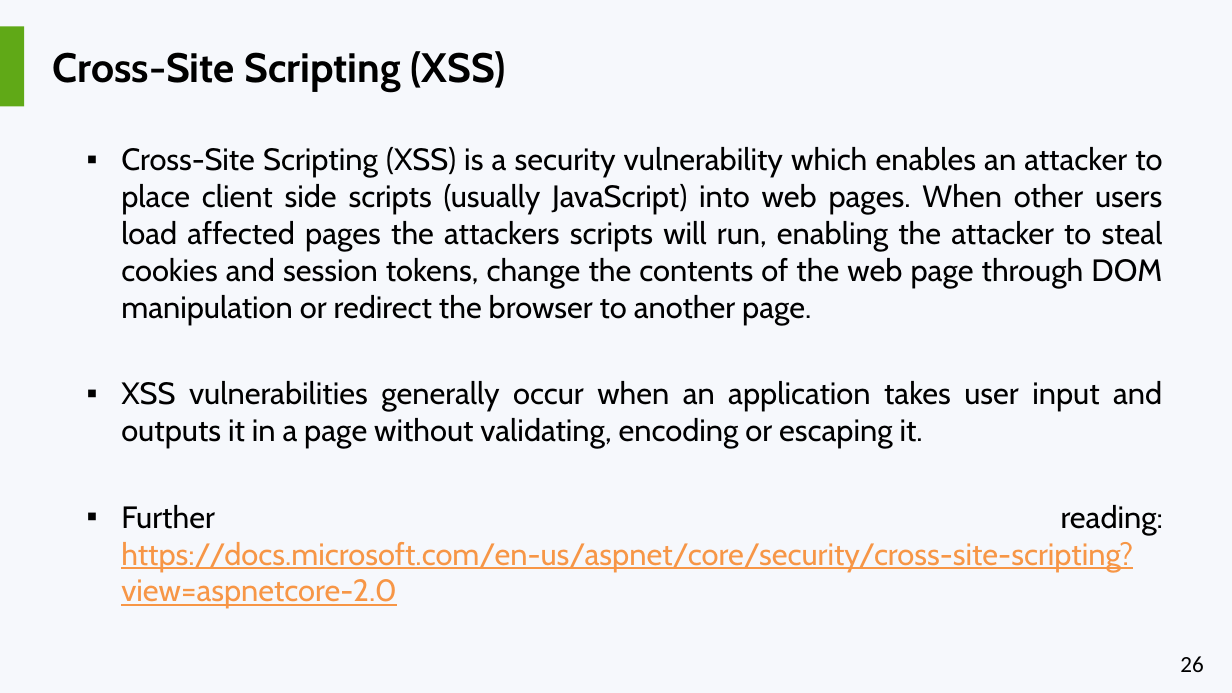
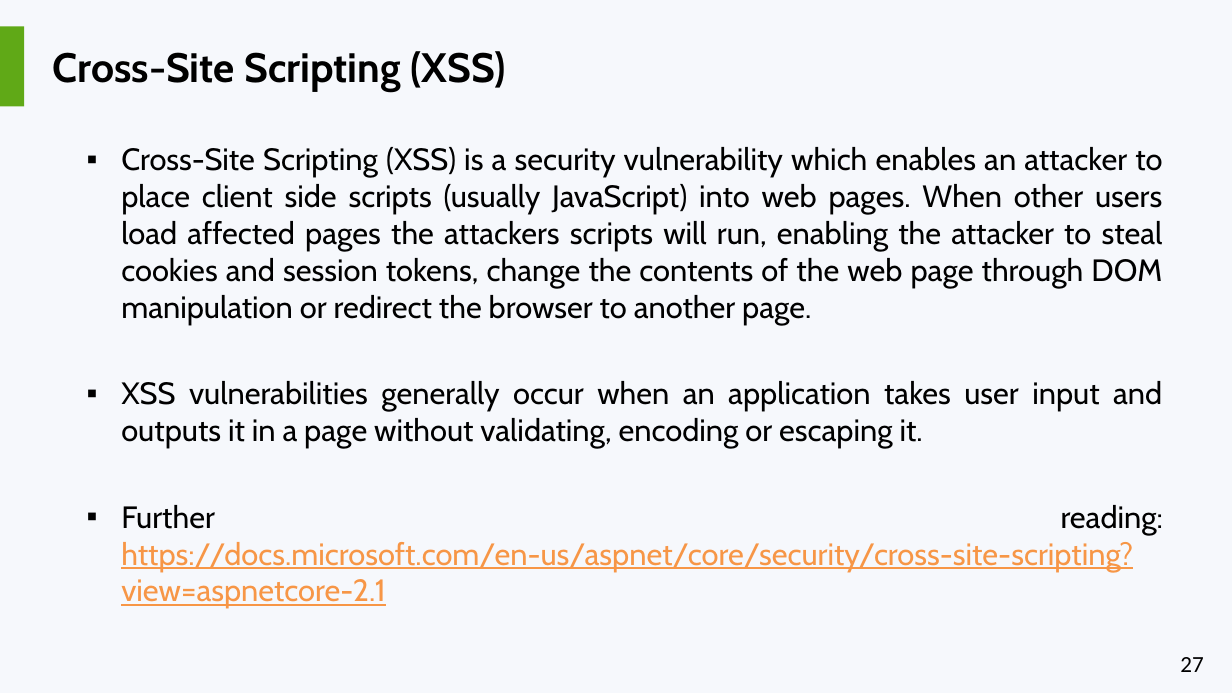
Before and after one commit to liviucotfas/ase-web-and-cloud-applications-security, a slide deck: slide 27 of Presentation ASPNET MVC Core - Part III.pptx (slide 26 before the commit). Drawn at 1232x693 pixels with LibreOffice and Linux fonts; fonts in the diff are those of the drawing. Boxes give left, top, right and bottom in pixels: in the first picture for what was removed or moved away, otherwise in the second. Text is boxed around its words. In the diff, an @@ line names an element or a change of style, - is before the commit and + after.

```diff
--- a/Presentation ASPNET MVC Core - Part III.pptx
+++ b/Presentation ASPNET MVC Core - Part III.pptx
@@ text at (121, 505, 1164, 608): text changed @@
-▪ Further reading: https://docs.microsoft.com/en-us/aspnet/core/security/cross-site-scripting?view=aspnetcore-2.0
+▪ Further reading: https://docs.microsoft.com/en-us/aspnet/core/security/cross-site-scripting?view=aspnetcore-2.1
@@ page number at (1180, 657, 1203, 672): text changed @@
-26
+27
```
Also in this commit, not shown: 5 other slides changed, 1 slide added.
